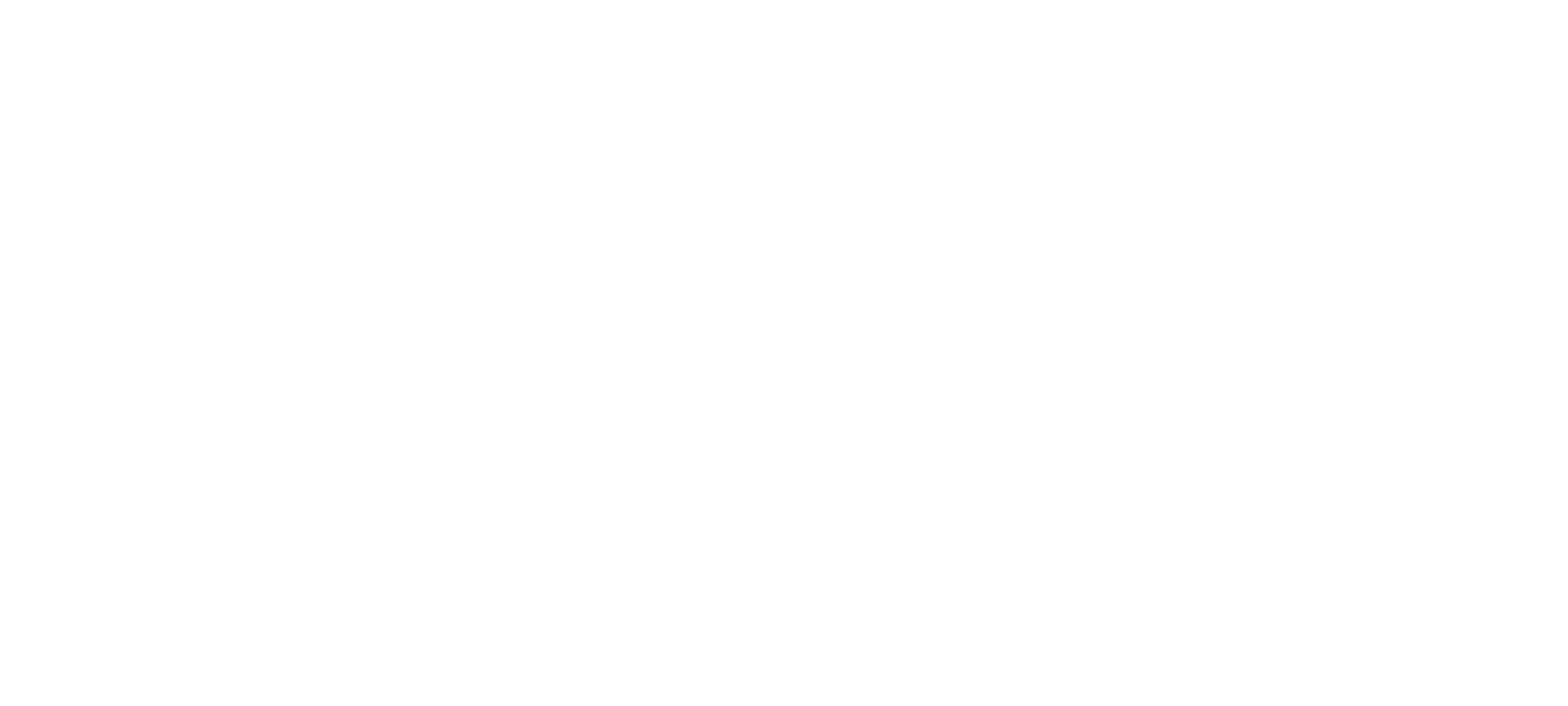
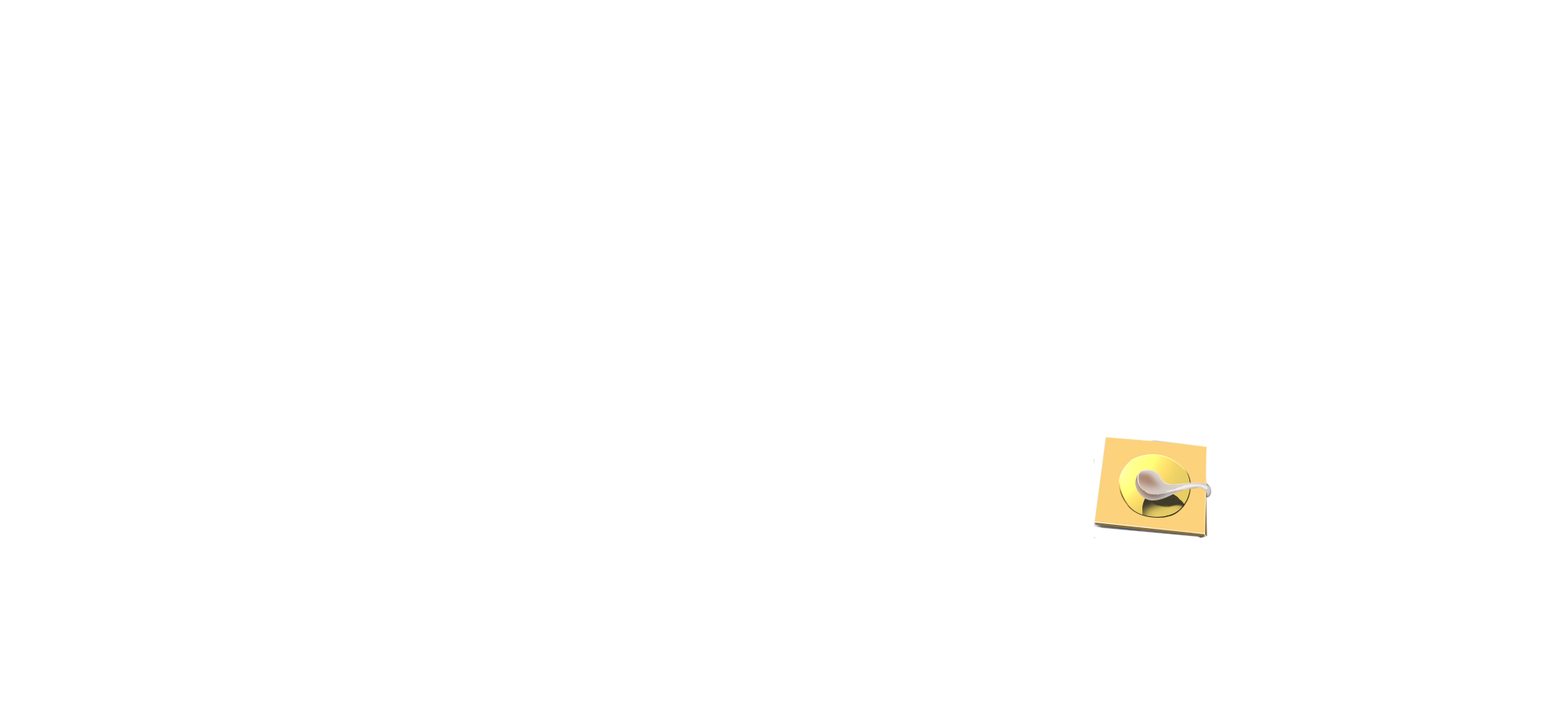
Before/after of a 1568px x 706px layered artwork. What changed in the layer stack:
showed group "组 1" (6 layers) over [1093, 436, 1212, 538]
painted on "司南", masked it over [1093, 436, 1212, 538]
